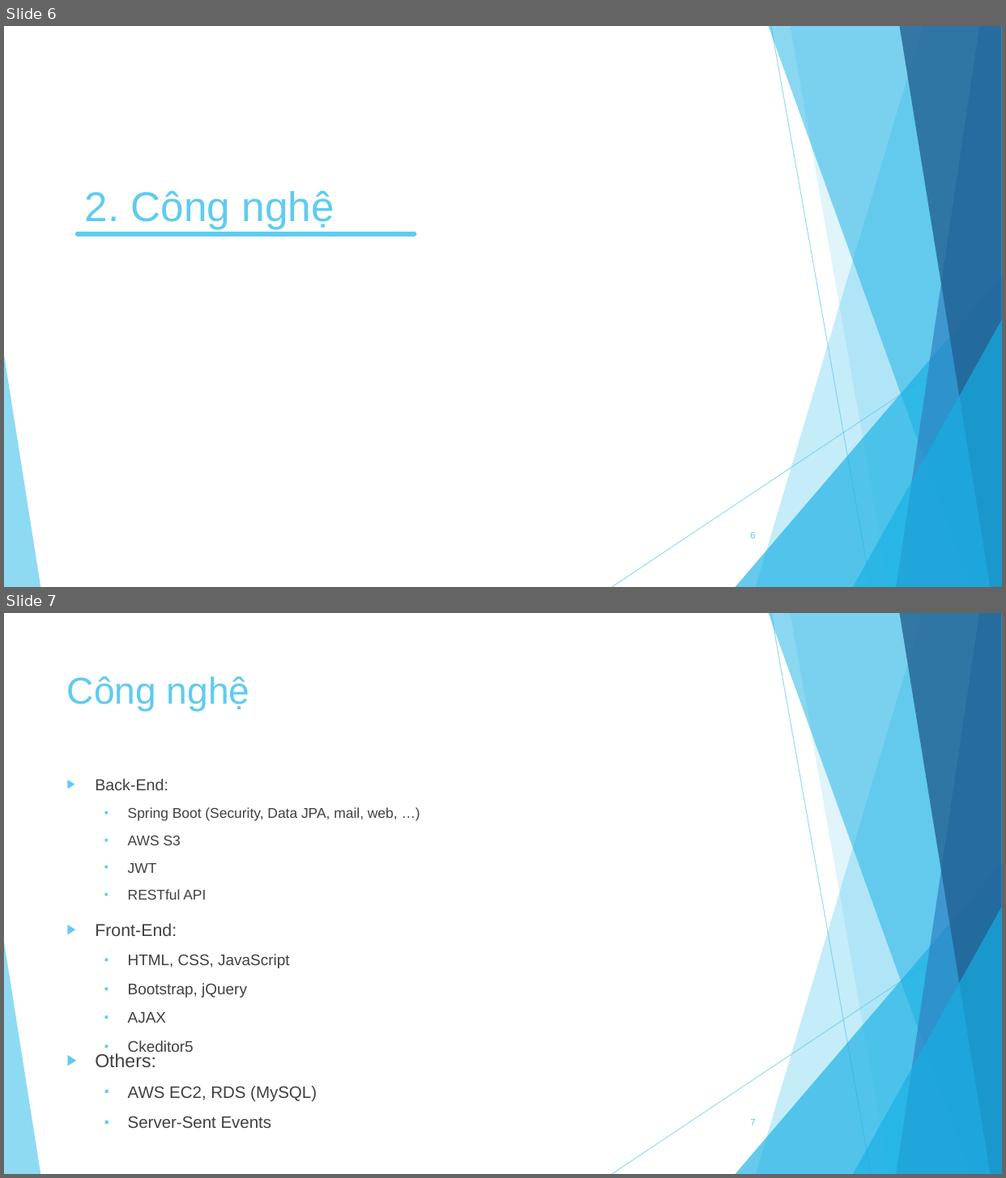
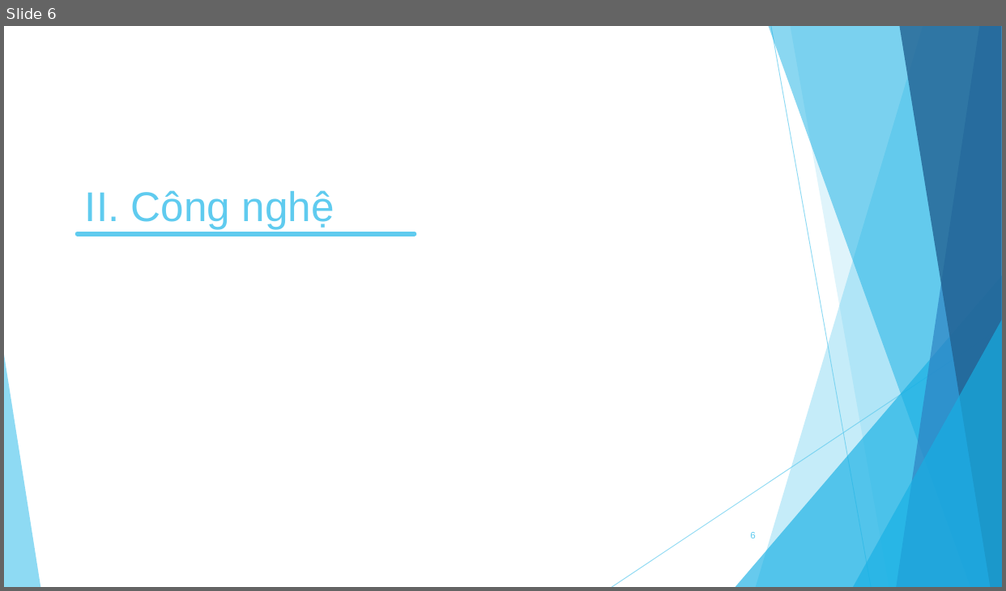
Before and after one commit to DuyK13/Rent-car-project, a slide deck: Tai_Lieu/Nhom14_KhoaLuan_Slide.pptx. Shown one above the other, each under a label of ours: slides 6 and 7 before the commit, slide 6 after it. The pictures are 1006x1178 and 1006x591 pixels, drawn with LibreOffice and Linux fonts; fonts in the diff are those of the drawing. Boxes give left, top, right and bottom in pixels: in the first picture for what was removed or moved away, otherwise in the second. Text is boxed around its words. In the diff, an @@ line names an element or a change of style, - is before the commit and + after.

```diff
--- a/Tai_Lieu/Nhom14_KhoaLuan_Slide.pptx
+++ b/Tai_Lieu/Nhom14_KhoaLuan_Slide.pptx
@@ slide 7 removed at (x1=4, y1=613, x2=1002, y2=1174), background #FFFFFF; not listed: 10 template elements that a slide beside it also shows @@
@@ title removed at (x1=67, y1=676, x2=250, y2=712) @@
-Công nghệ
@@ text removed at (x1=95, y1=778, x2=398, y2=900) @@
-▶ Back-End:
-  ▪ Spring Boot (Security, Data JPA, mail, web, …)
-  ▪ AWS S3
-  ▪ JWT
-  ▪ RESTful API
@@ text removed at (x1=95, y1=923, x2=289, y2=1052) @@
-▶ Front-End:
-  ▪ HTML, CSS, JavaScript
-  ▪ Bootstrap, jQuery
-  ▪ AJAX
-  ▪ Ckeditor5
@@ text removed at (x1=128, y1=1086, x2=317, y2=1128) @@
-▶ Others:
-  ▪ AWS EC2, RDS (MySQL)
-  ▪ Server-Sent Events
@@ page number removed at (x1=750, y1=1119, x2=755, y2=1126) @@
-7
@@ slide 6 changed as well @@
@@ title at (x1=85, y1=190, x2=334, y2=229): text changed @@
-2. Công nghệ
+II. Công nghệ
```
Also in this commit, not shown: 9 other slides changed, 13 slides added, 5 other slides removed, 14 other files.
